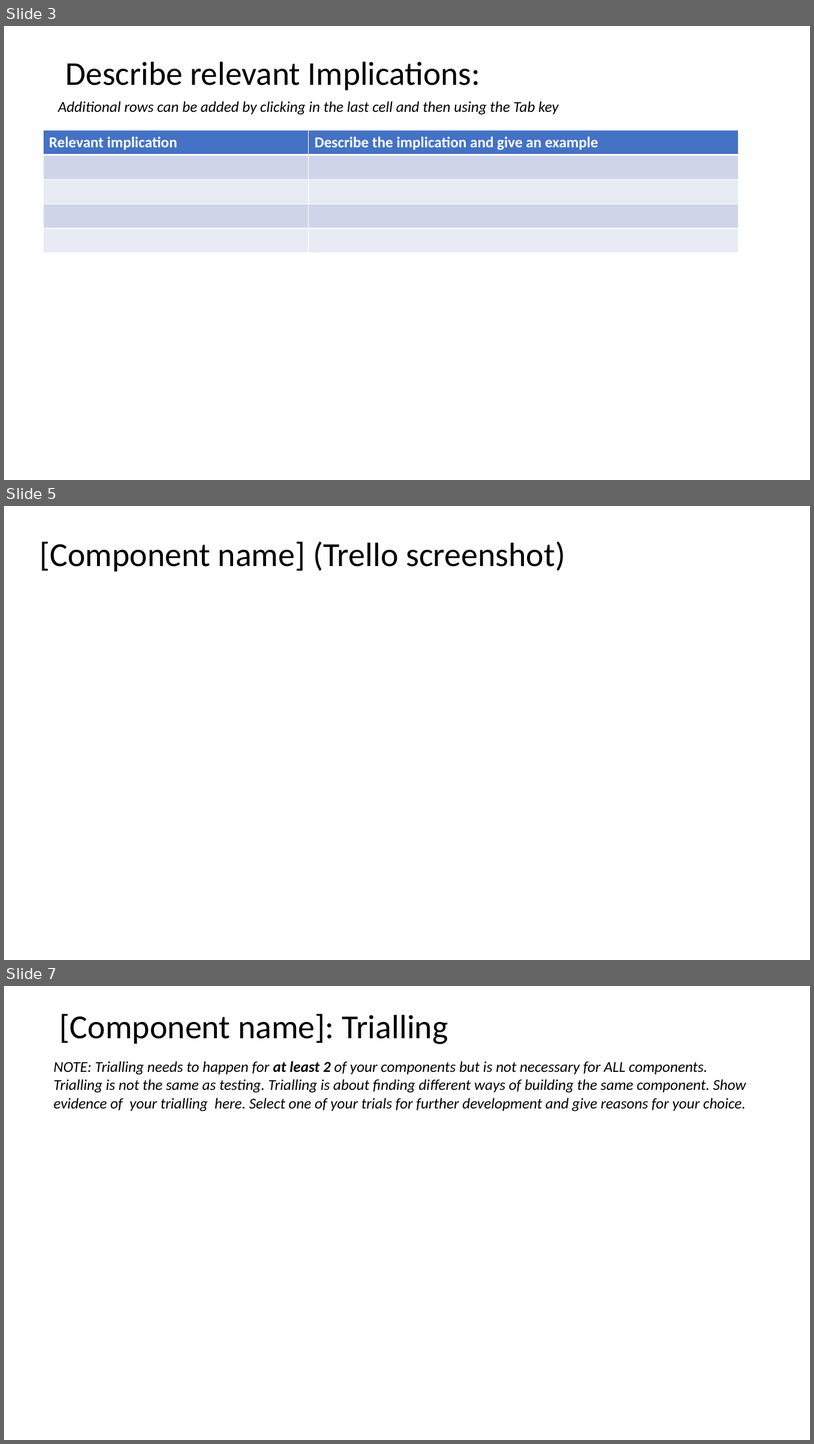
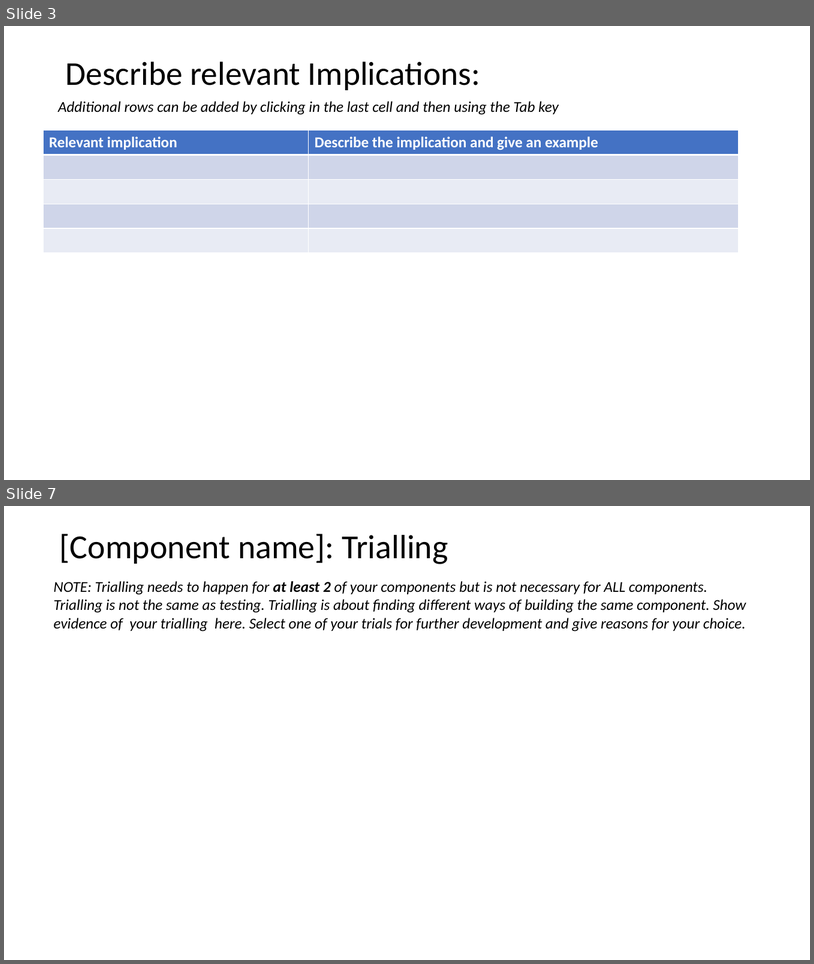
Before and after one commit to joshbatmiddleton/1.7-and-1.8-Assesment, a slide deck: main_folder/1.7 and 1.8 documentation.pptx. Shown one above the other, each under a label of ours: slides 3, 5 and 7 before the commit, slides 3 and 7 after it; the slides between them are not shown. The pictures are 814x1444 and 814x964 pixels, drawn with LibreOffice and Linux fonts; fonts in the diff are those of the drawing. Boxes give left, top, right and bottom in pixels: in the first picture for what was removed or moved away, otherwise in the second. Text is boxed around its words. In the diff, an @@ line names an element or a change of style, - is before the commit and + after.

```diff
--- a/main_folder/1.7 and 1.8 documentation.pptx
+++ b/main_folder/1.7 and 1.8 documentation.pptx
@@ slide 5 removed at [4, 506, 810, 960], background #FFFFFF @@
@@ title removed at [39, 541, 566, 571] @@
-[Component name] (Trello screenshot)
```
Also in this commit, not shown: 2 slides changed, 1 slide added, 4 other files.
